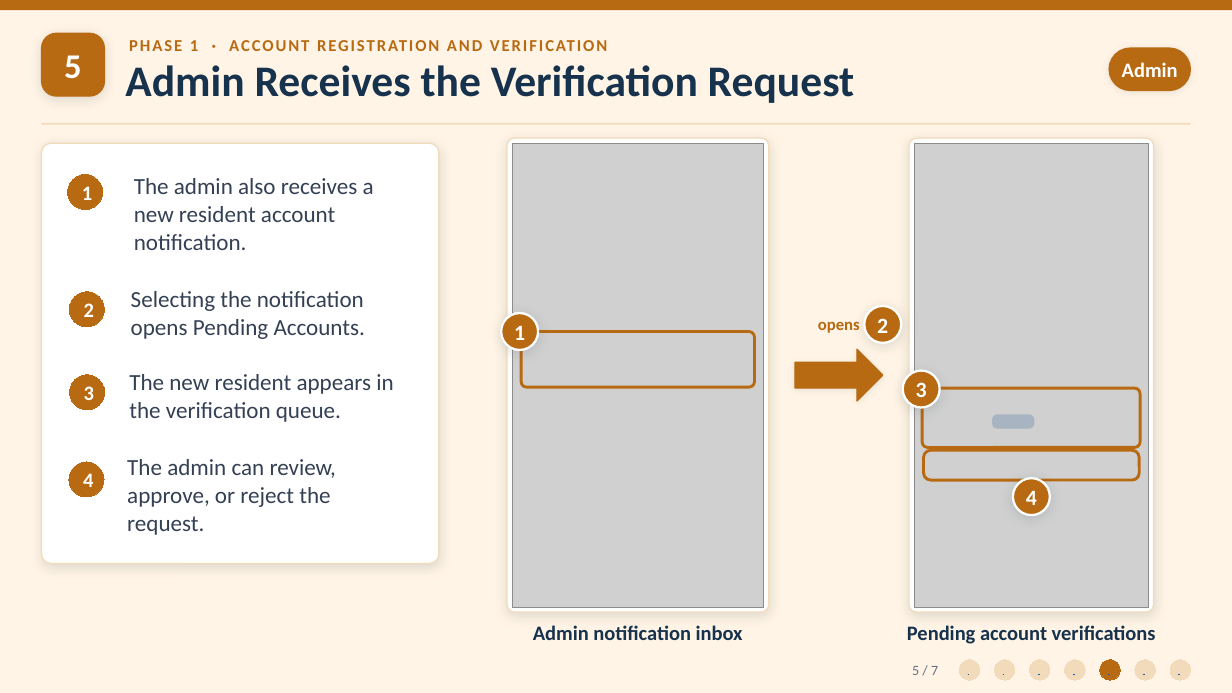
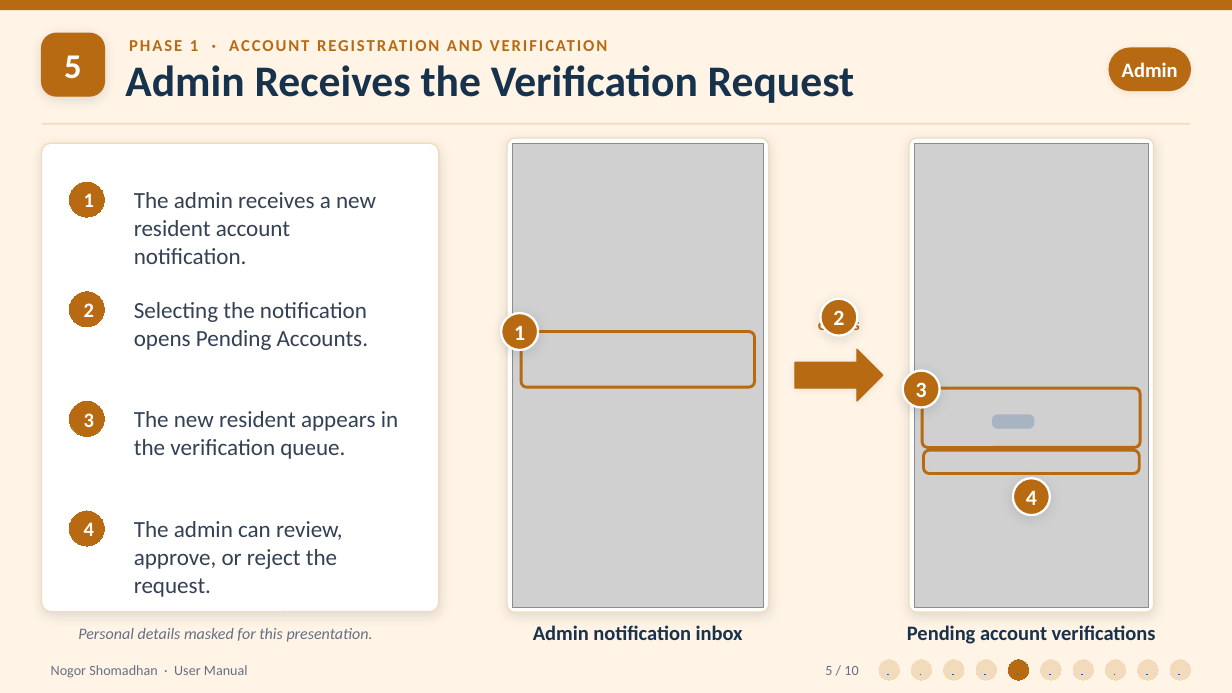
Before and after one commit to Zawadur-Rafid/NogorShomadhan, a slide deck: slide 5 of User Manual/NogorShomadhan_UserManual_Phase1.pptx. Drawn at 1232x693 pixels with LibreOffice and Linux fonts; fonts in the diff are those of the drawing; grey boxes stand for pictures. Boxes give left, top, right and bottom in pixels: in the first picture for what was removed or moved away, otherwise in the second. Text is boxed around its words. In the diff, an @@ line names an element or a change of style, - is before the commit and + after.

```diff
--- a/User Manual/NogorShomadhan_UserManual_Phase1.pptx
+++ b/User Manual/NogorShomadhan_UserManual_Phase1.pptx
@@ rounded rectangle: place and size @@
-rounded rectangle at box(42, 143, 439, 564)
+rounded rectangle at box(42, 143, 439, 612)
@@ ellipse "1": place and size @@
-ellipse "1" at box(67, 175, 103, 210)
+ellipse "1" at box(69, 182, 104, 217)
@@ text at box(134, 192, 376, 264): text changed @@
-The admin also receives a new resident account notification.
+The admin receives a new resident account notification.
@@ text "Selecting the notification opens Pending ...": place and size @@
-text "Selecting the notification opens Pending ..." at box(131, 291, 365, 339)
+text "Selecting the notification opens Pending ..." at box(134, 302, 368, 350)
@@ text "2": place and size @@
-text "2" at box(877, 318, 888, 333)
+text "2" at box(833, 310, 844, 325)
@@ ellipse: place and size @@
-ellipse at box(864, 306, 901, 343)
+ellipse at box(821, 299, 858, 335)
@@ ellipse "3": place and size @@
-ellipse "3" at box(69, 374, 104, 409)
+ellipse "3" at box(69, 401, 104, 436)
@@ text "The new resident appears in ...": place and size @@
-text "The new resident appears in ..." at box(129, 374, 393, 422)
+text "The new resident appears in ..." at box(134, 411, 398, 459)
@@ rounded rectangle: place and size @@
-rounded rectangle at box(924, 450, 1140, 480)
+rounded rectangle at box(924, 450, 1140, 473)
@@ text "The admin can review, approve, ...": place and size @@
-text "The admin can review, approve, ..." at box(127, 459, 336, 535)
+text "The admin can review, approve, ..." at box(134, 521, 342, 597)
@@ ellipse "4": place and size @@
-ellipse "4" at box(69, 462, 104, 497)
+ellipse "4" at box(69, 511, 104, 546)
@@ text added at box(78, 628, 373, 642), 12.5 pt, text #667085, italic @@
+Personal details masked for this presentation.
@@ text added at box(51, 665, 248, 678), 11 pt, text #667085 @@
+Nogor Shomadhan · User Manual
@@ text at box(825, 666, 858, 675): text changed @@
-5 / 7
+5 / 10
@@ ellipse: place and size @@
-ellipse at box(959, 660, 980, 680)
+ellipse at box(879, 660, 899, 680)
@@ ellipse: place and size @@
-ellipse at box(994, 660, 1015, 680)
+ellipse at box(911, 660, 932, 680)
@@ ellipse: place and size @@
-ellipse at box(1030, 660, 1050, 680)
+ellipse at box(944, 660, 964, 680)
@@ ellipse: place and size @@
-ellipse at box(1065, 660, 1085, 680)
+ellipse at box(976, 660, 996, 680)
@@ ellipse: place and size @@
-ellipse at box(1100, 660, 1120, 680)
+ellipse at box(1008, 660, 1029, 680)
@@ ellipse: place and size @@
-ellipse at box(1135, 660, 1155, 680)
+ellipse at box(1041, 660, 1061, 680)
@@ ellipse added at box(1073, 660, 1093, 680), fill #F2DBBB, outline #F2DBBB 0.75 pt @@
@@ ellipse added at box(1105, 660, 1126, 680), fill #F2DBBB, outline #F2DBBB 0.75 pt @@
@@ ellipse added at box(1138, 660, 1158, 680), fill #F2DBBB, outline #F2DBBB 0.75 pt @@
```
Also in this commit, not shown: 6 other slides changed, 3 slides added, 5 other files.
